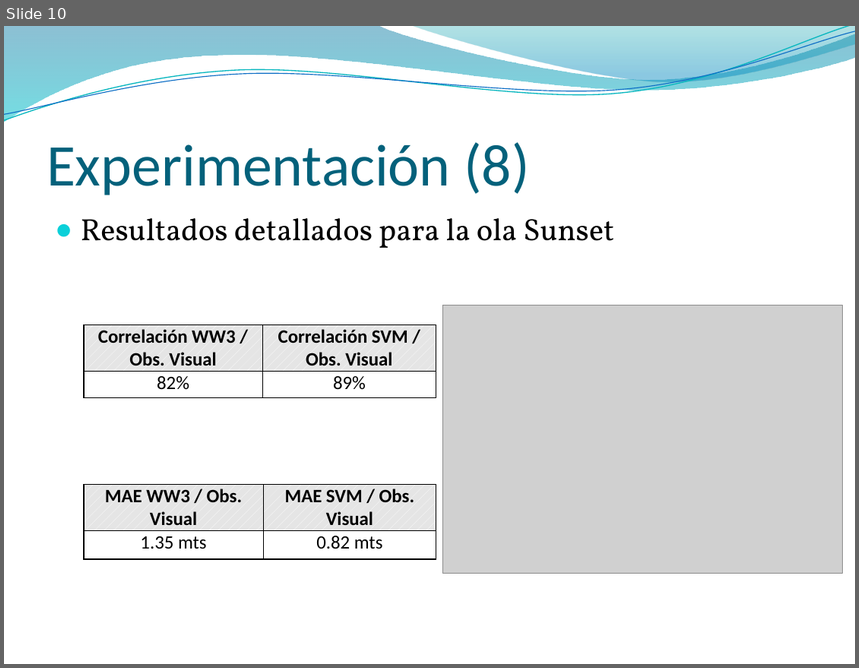
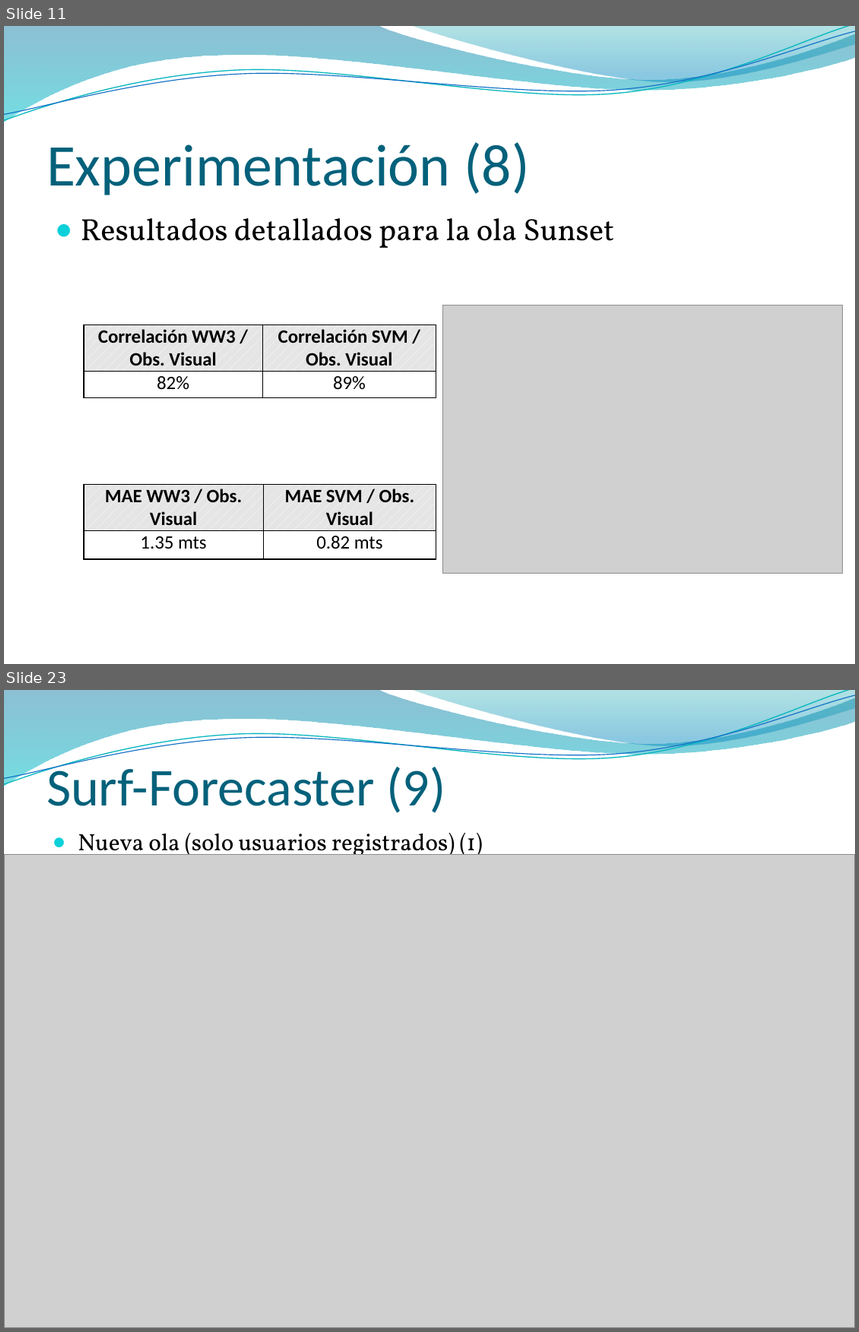
Before and after one commit to jaffadog/neuralito, a slide deck: neuralito/ArfGen/docs/Entregas/Informe Final/presentacion/maxi.pptx. Shown one above the other, each under a label of ours: slide 10 before the commit, slides 11 and 23 after it; the slides between them are not shown. The pictures are 859x668 and 859x1332 pixels, drawn with LibreOffice and Linux fonts; fonts in the diff are those of the drawing; grey boxes stand for pictures; background and template pictures are left out. Boxes give left, top, right and bottom in pixels: in the first picture for what was removed or moved away, otherwise in the second. Text is boxed around its words. In the diff, an @@ line names an element or a change of style, - is before the commit and + after.

```diff
--- a/neuralito/ArfGen/docs/Entregas/Informe Final/presentacion/maxi.pptx
+++ b/neuralito/ArfGen/docs/Entregas/Informe Final/presentacion/maxi.pptx
@@ slide 23 added at box(4, 690, 855, 1328), background picture (left out); not listed: 4 template elements that a slide beside it also shows @@
@@ title added at box(47, 761, 446, 813), 45 pt, text #04617B @@
+Surf-Forecaster (9)
@@ text added at box(78, 833, 483, 862), 20 pt, text #000000 @@
+● Nueva ola (solo usuarios registrados) (1)
@@ picture added at box(4, 854, 855, 1328) @@
@@ what was slide 10 is now slide 11 @@
```
Also in this commit, not shown: 1 slide changed, 13 other slides added.
